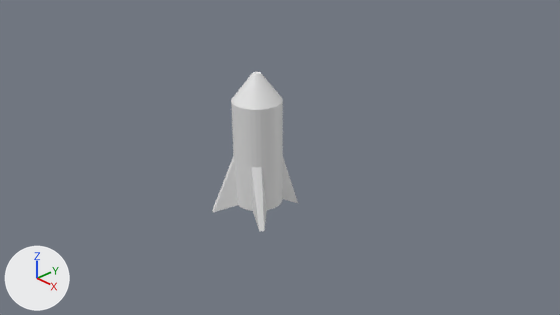
Renders of the Blender file en/resources/rocket-coloured.blend from each side of a commit.
Before and after are seen from the file's camera 'Camera'. The axes (+X, +Y, +Z) are drawn at lower left. The lights are the same throughout.
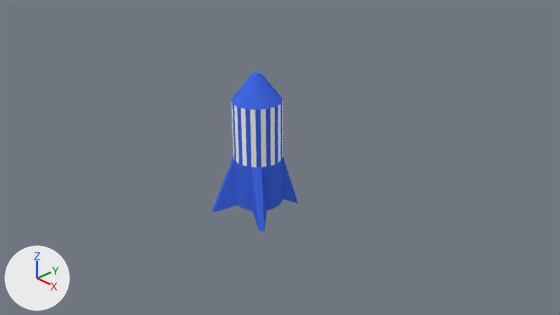
The newer file is also rescaled (x1.68) as a whole; pictures and numbers use the older file's frame.

Location of each change, [x1, y1, x2, y2] in pixels of the pictures (560 x 315 px):
part 1 of me_cylinder, recoloured (white to blue)
    both: [212, 72, 298, 231]
part 2 of me_cylinder, recoloured
    both: [231, 101, 283, 167]

Edits to the bpy script that builds the scene:
```text
Add mat_blue:
    mat_blue = diffuse_material('blue')
    mat_blue.base_color = (0.0573, 0.145, 0.8)  # blue #446ae7
Add mat_white:
    mat_white = diffuse_material('white')
    mat_white.base_color = (1.0, 1.0, 1.0)  # white #ffffff
Change me_cylinder:
    where me_cylinder.from_pydata(...)  # 160 vertices, 130 faces; spans x -1.51..1.65, y -1.73..1.51, z -1.41..4.52
    used by ob_cylinder; location = (0.0, 0.0, 0.0); scale = (0.445, 0.445, 0.445)
    me_cylinder part 1: 114 of the faces centred in x -1.11..1.18, y -1.28..1.17, z -1.09..4.52 switch from no material to mat_blue (blue #446ae7)
    me_cylinder part 2: 16 of the faces centred in x -0.99..0.99, y -0.99..0.99, z 2.21 switch from no material to mat_white (white #ffffff)
```
